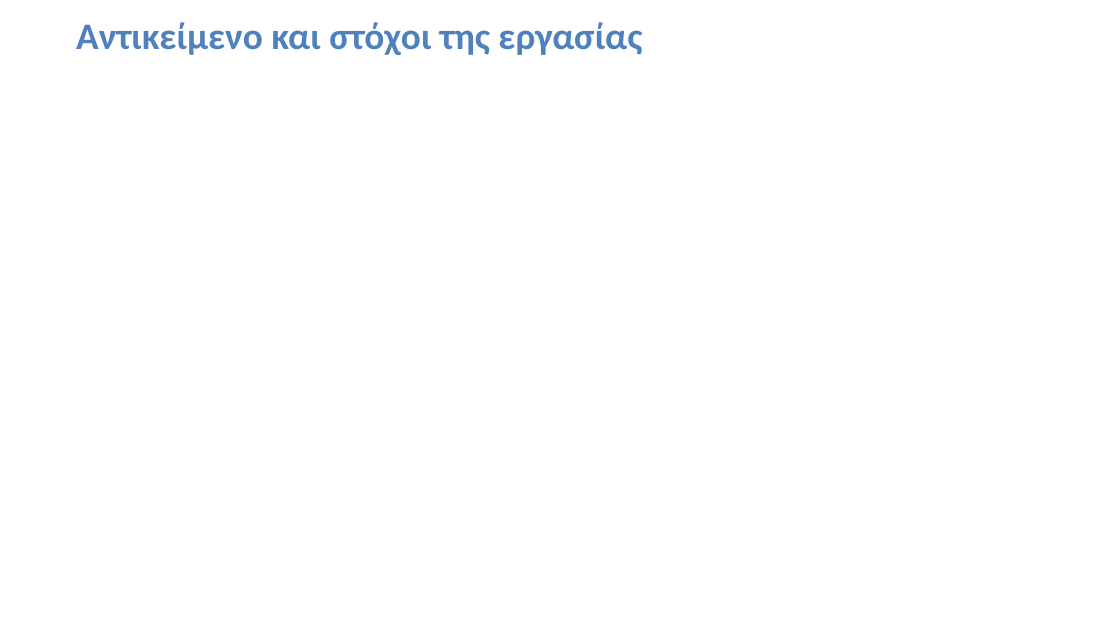
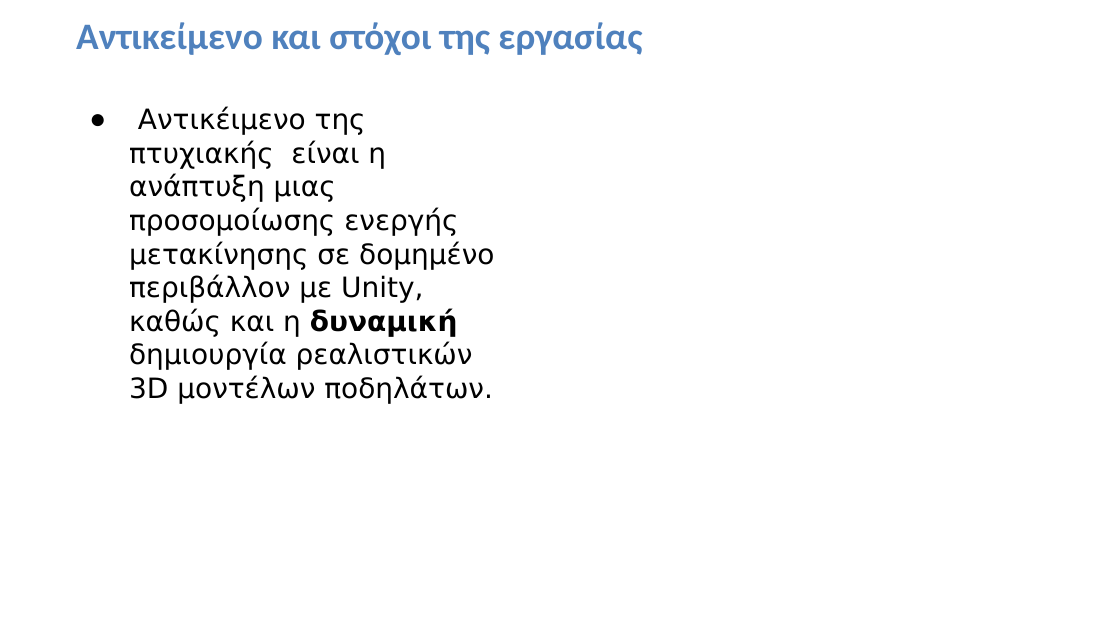
Before and after one commit to Theogoun/Thesis, a slide deck: slide 2 of Presentations/interim_presentation_template-ds.pptx. Drawn at 1120x630 pixels with LibreOffice and Linux fonts; fonts in the diff are those of the drawing; background and template pictures are left out. Boxes give left, top, right and bottom in pixels: in the first picture for what was removed or moved away, otherwise in the second. Text is boxed around its words. In the diff, an @@ line names an element or a change of style, - is before the commit and + after.

```diff
--- a/Presentations/interim_presentation_template-ds.pptx
+++ b/Presentations/interim_presentation_template-ds.pptx
@@ text added at [129,107,494,404], 18 pt, text #000000 @@
+● Αντικέιμενο της πτυχιακής είναι η ανάπτυξη μιας προσομοίωσης ενεργής μετακίνησης σε δομημένο περιβάλλον με Unity, καθώς και η δυναμική δημιουργία ρεαλιστικών 3D μοντέλων ποδηλάτων.
```
Also in this commit, not shown: 2 other slides changed, 1 slide added, 1 other file.
